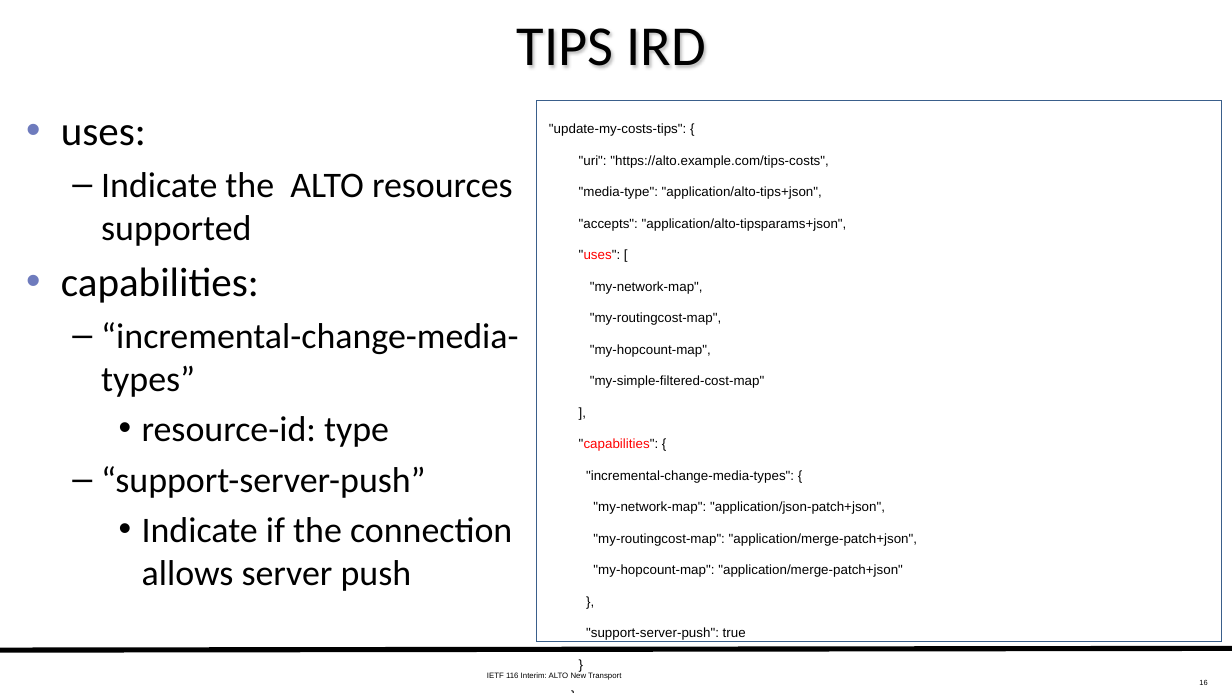
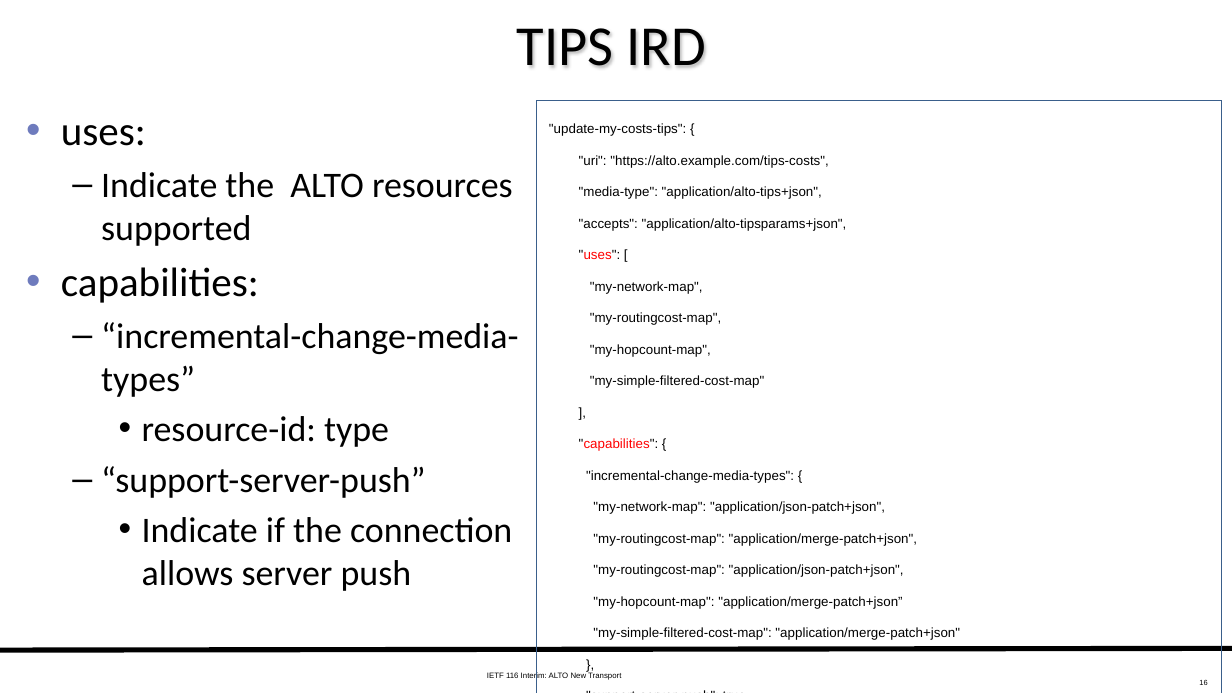
Before and after one commit to ietf-wg-alto/wg-materials, a slide deck: slide 16 of meetings-ietf/ietf-116-interim/slides-116-interim-alto-transport.pptx. Drawn at 1232x693 pixels with LibreOffice and Linux fonts; fonts in the diff are those of the drawing. Boxes give left, top, right and bottom in pixels: in the first picture for what was removed or moved away, otherwise in the second. Text is boxed around its words. In the diff, an @@ line names an element or a change of style, - is before the commit and + after.

```diff
--- a/meetings-ietf/ietf-116-interim/slides-116-interim-alto-transport.pptx
+++ b/meetings-ietf/ietf-116-interim/slides-116-interim-alto-transport.pptx
@@ rectangle ""update-my-costs-tips": {": place and size @@
-rectangle ""update-my-costs-tips": {" at [536,100,1222,641]
+rectangle ""update-my-costs-tips": {" at [536,100,1222,693]
@@ text in rectangle at [593,564,960,640]: text changed @@
-"my-hopcount-map": "application/merge-patch+json"
+"my-routingcost-map": "application/json-patch+json",
+"my-hopcount-map": "application/merge-patch+json”
+"my-simple-filtered-cost-map": "application/merge-patch+json"
```
Also in this commit, not shown: 6 other slides changed.
